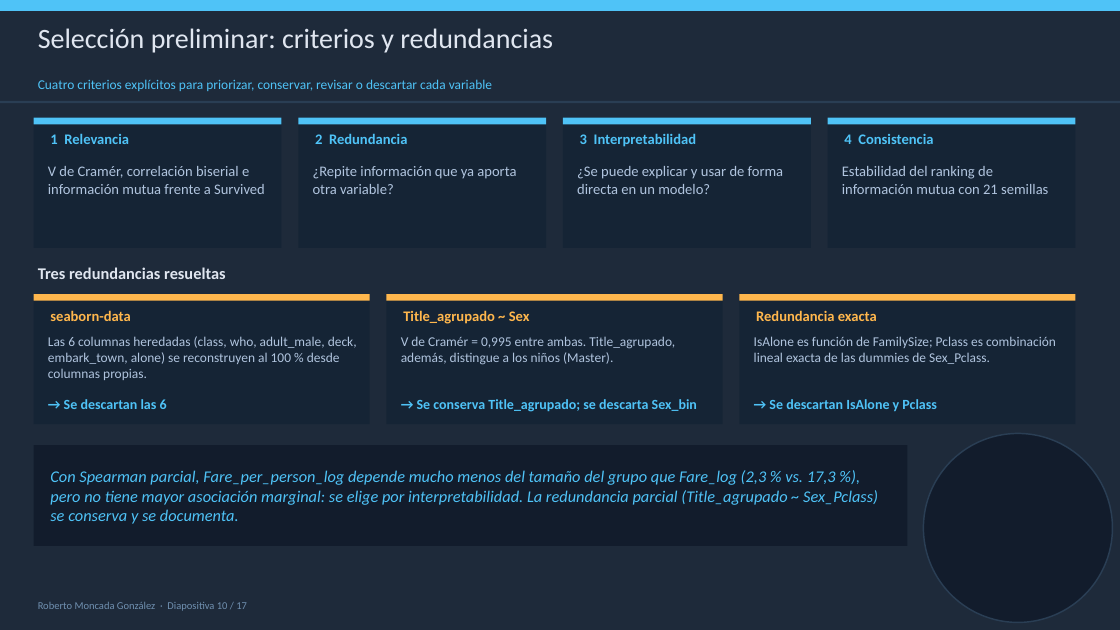
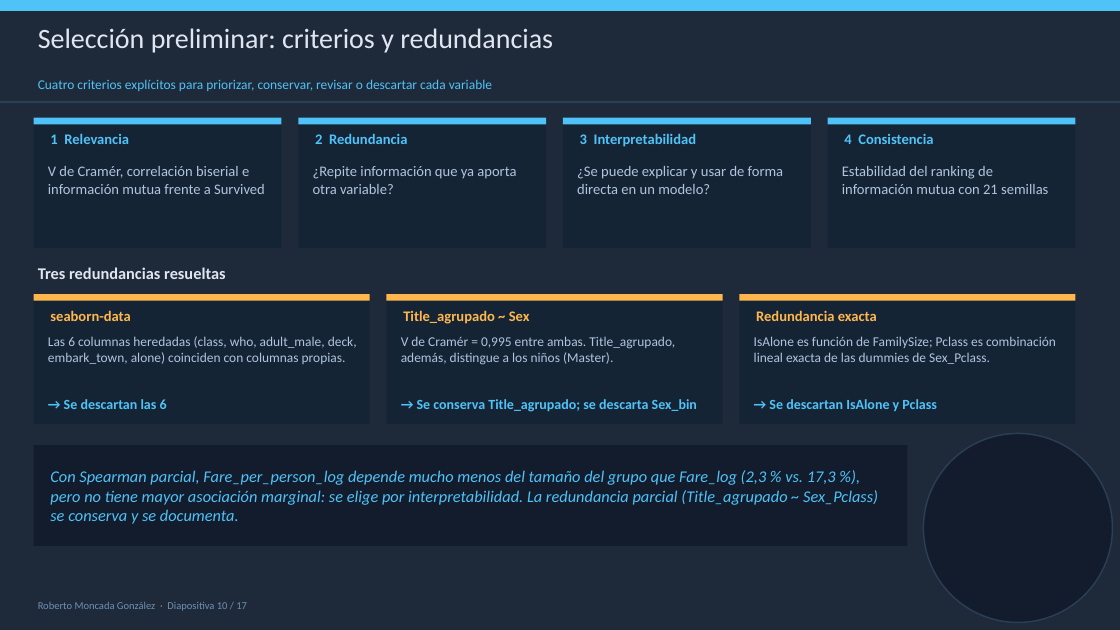
Before and after one commit to robertomoncada-blip/Magister_ciencia_datos, a slide deck: slide 10 of MCDI503/docs/mcdi503_f4_presentacion_grupo5.pptx. Drawn at 1120x630 pixels with LibreOffice and Linux fonts; fonts in the diff are those of the drawing. Boxes give left, top, right and bottom in pixels: in the first picture for what was removed or moved away, otherwise in the second. Text is boxed around its words. In the diff, an @@ line names an element or a change of style, - is before the commit and + after.

Commit message:
F4: alinea notebook, informe y presentación (carga desde GitHub, trazabilidad de cifras, bibliografía y precisiones de redacción)

```diff
--- a/MCDI503/docs/mcdi503_f4_presentacion_grupo5.pptx
+++ b/MCDI503/docs/mcdi503_f4_presentacion_grupo5.pptx
@@ text at <box>48,336,357,364</box>: text changed @@
-Las 6 columnas heredadas (class, who, adult_male, deck, embark_town, alone) se reconstruyen al 100 % desde columnas propias.
+Las 6 columnas heredadas (class, who, adult_male, deck, embark_town, alone) coinciden con columnas propias.
```
Also in this commit, not shown: 6 other slides changed, 3 other files.
